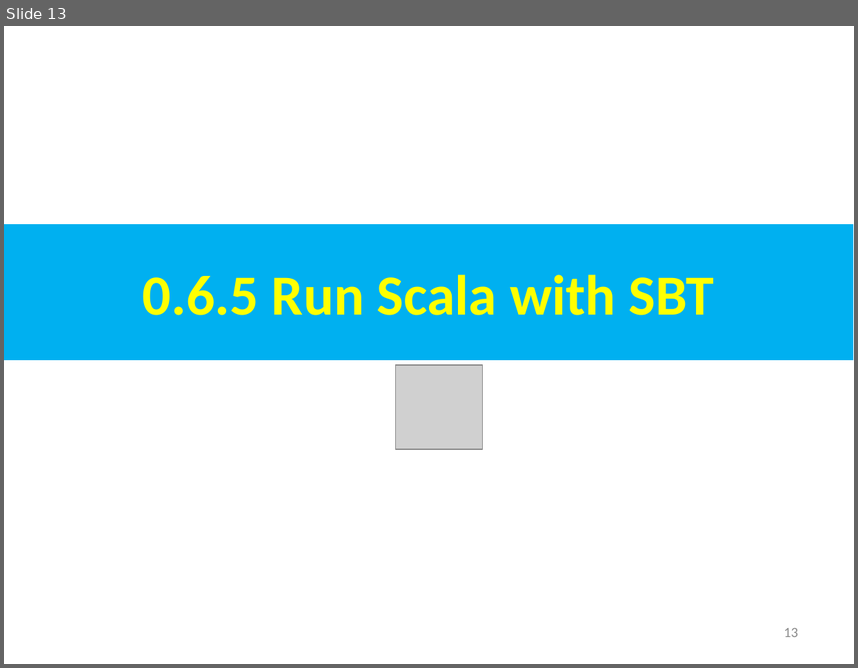
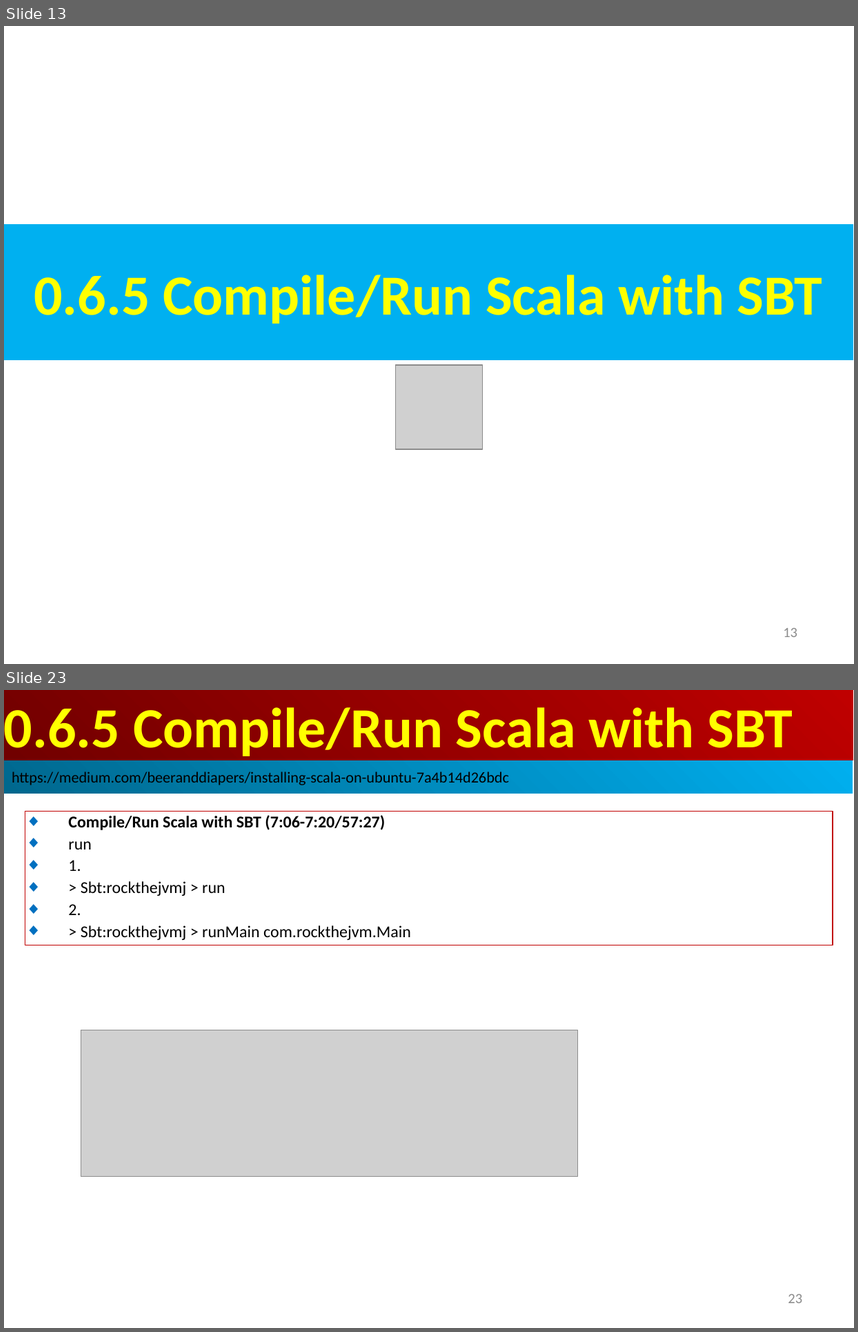
Before and after one commit to peterhchen/AIU_CS800_Chisel, a slide deck: 002_Tool/000_Video/000.06_Run_Scala_SBT.ppt. Shown one above the other, each under a label of ours: slide 13 before the commit, slides 13 and 23 after it; the slides between them are not shown. The pictures are 858x668 and 858x1332 pixels, drawn with LibreOffice and Linux fonts; fonts in the diff are those of the drawing; grey boxes stand for pictures. Boxes give left, top, right and bottom in pixels: in the first picture for what was removed or moved away, otherwise in the second. Text is boxed around its words. In the diff, an @@ line names an element or a change of style, - is before the commit and + after.

```diff
--- a/002_Tool/000_Video/000.06_Run_Scala_SBT.ppt
+++ b/002_Tool/000_Video/000.06_Run_Scala_SBT.ppt
@@ slide 23 added at bbox=[4, 690, 854, 1328], background #FFFFFF @@
@@ rectangle added at bbox=[4, 690, 853, 760], fill gradient #BF0000 to #710000, 48 pt, text #FFFF00, bold @@
+0.6.5 Compile/Run Scala with SBT
@@ rectangle added at bbox=[4, 760, 853, 793], fill gradient #00AFEF to #00688E, 13 pt, text #000000 @@
+https://medium.com/beeranddiapers/installing-scala-on-ubuntu-7a4b14d26bdc
@@ rectangle added at bbox=[25, 811, 833, 945], outline #C00000 0.74 pt, 14 pt, text #000000 @@
+◆ Compile/Run Scala with SBT (7:06-7:20/57:27)
+◆ run
+◆ 1.
+◆ > Sbt:rockthejvmj > run
+◆ 2.
+◆ > Sbt:rockthejvmj > runMain com.rockthejvm.Main
@@ picture added at bbox=[81, 1030, 578, 1176] @@
@@ page number added at bbox=[788, 1294, 802, 1303], 12 pt, text #8B8B8B @@
+23
@@ slide 13 changed as well @@
@@ text in rectangle at bbox=[34, 274, 823, 323]: text changed @@
-0.6.5 Run Scala with SBT
+0.6.5 Compile/Run Scala with SBT
```
Also in this commit, not shown: 15 other slides changed, 27 other slides added.
